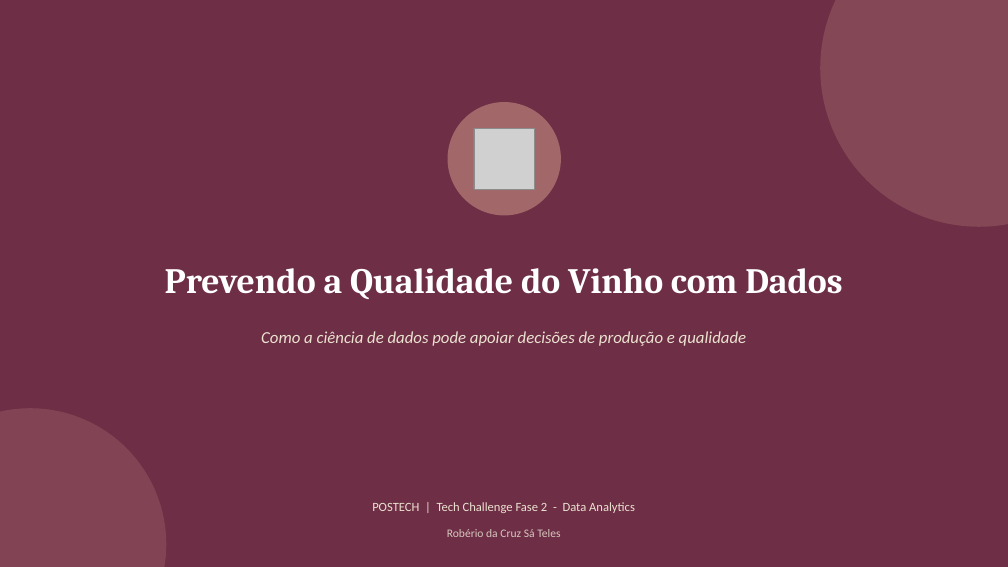
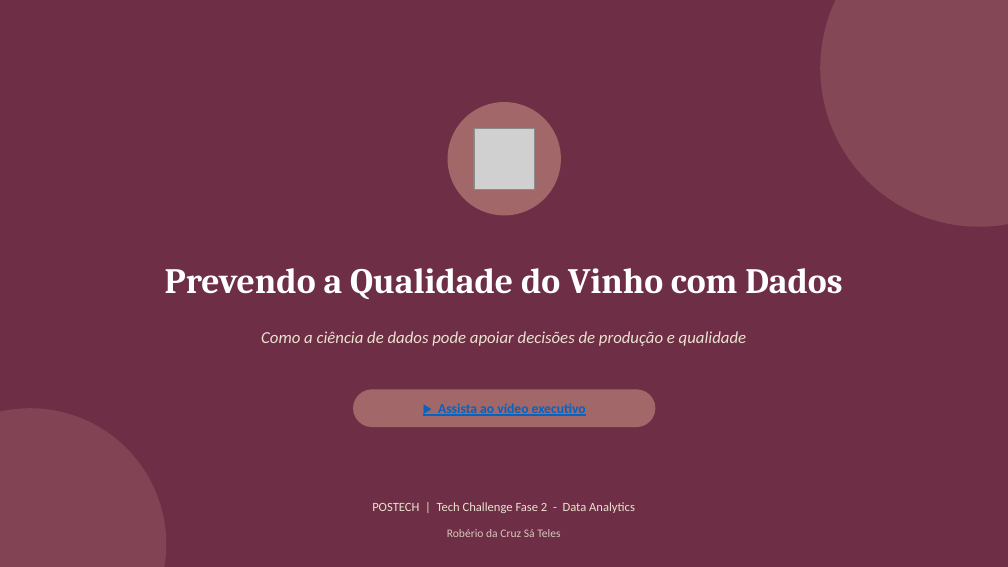
Before and after one commit to satelesroberio/wine-quality-classification, a slide deck: slide 1 of results/apresentacao_executiva.pptx. Drawn at 1008x567 pixels with LibreOffice and Linux fonts; fonts in the diff are those of the drawing; grey boxes stand for pictures. Boxes give left, top, right and bottom in pixels: in the first picture for what was removed or moved away, otherwise in the second. Text is boxed around its words. In the diff, an @@ line names an element or a change of style, - is before the commit and + after.

Commit message:
Adiciona link do vídeo executivo na primeira página da apresentação

```diff
--- a/results/apresentacao_executiva.pptx
+++ b/results/apresentacao_executiva.pptx
@@ rounded rectangle added at (353, 389, 656, 427), fill #A26769 @@
@@ text added at (438, 403, 586, 416), 13 pt, text #0563C1, bold, underline @@
+▶ Assista ao vídeo executivo
```
Also in this commit, not shown: 1 other file.
